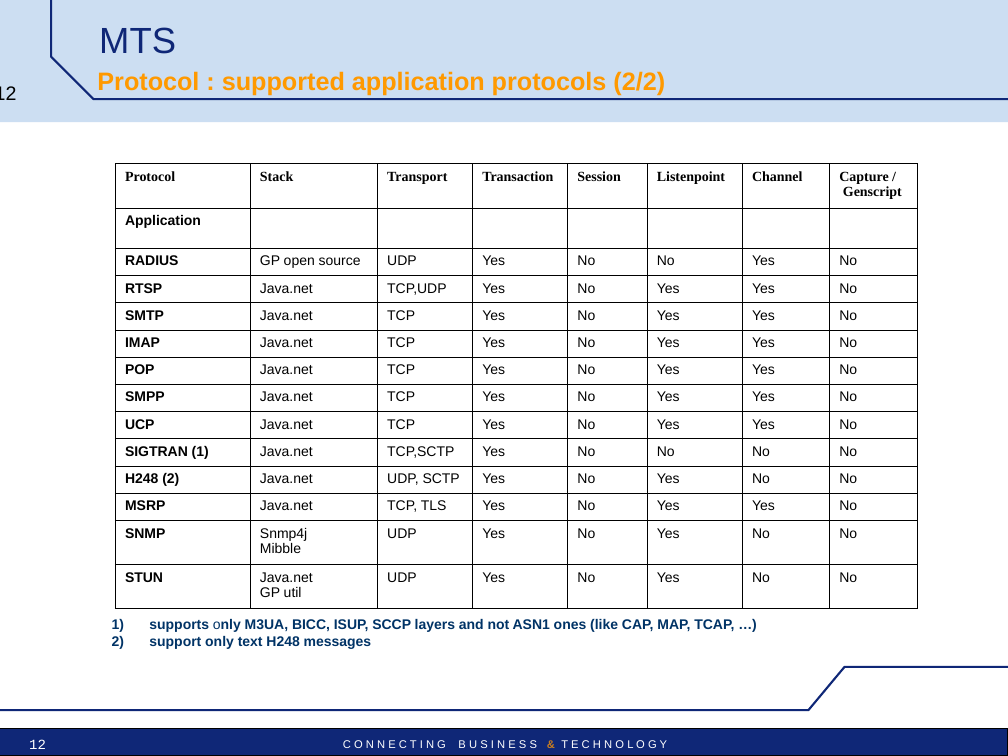
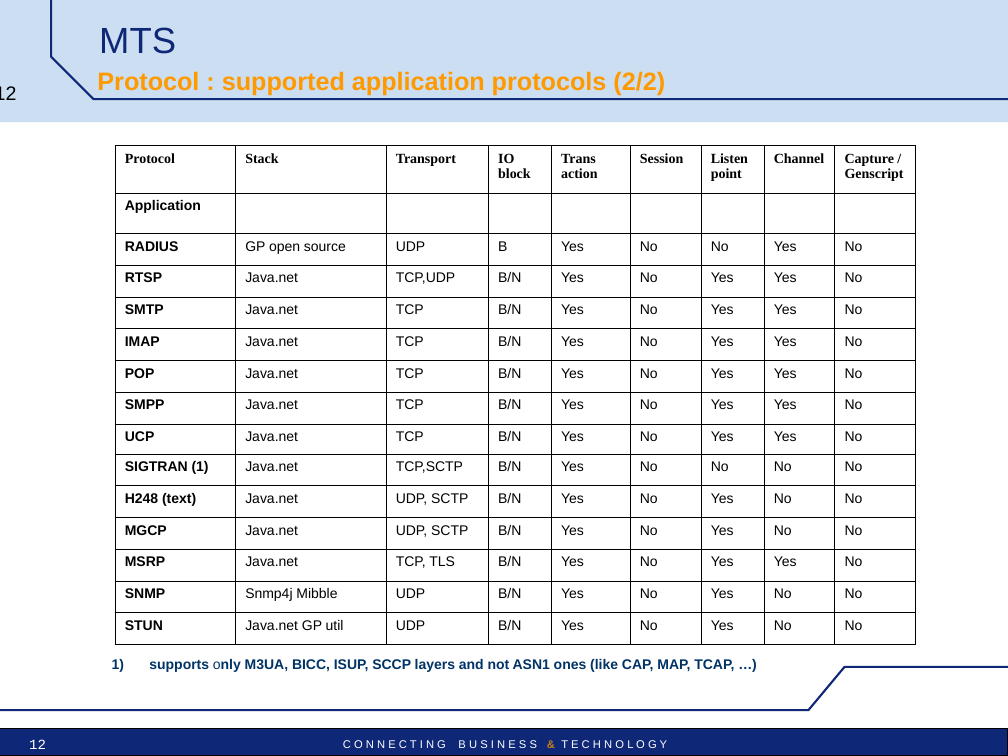
Before and after one commit to satishghiwari/mts-project, a slide deck: slide 12 of mts/src/main/doc/MTS_pres_technical.ppt. Drawn at 1008x756 pixels with LibreOffice and Linux fonts; fonts in the diff are those of the drawing; background and template pictures are left out. Boxes give left, top, right and bottom in pixels: in the first picture for what was removed or moved away, otherwise in the second. Text is boxed around its words. In the diff, an @@ line names an element or a change of style, - is before the commit and + after.

```diff
--- a/mts/src/main/doc/MTS_pres_technical.ppt
+++ b/mts/src/main/doc/MTS_pres_technical.ppt
@@ table at bbox=[115, 145, 914, 637] @@
-Protocol | Stack | Transport | Transaction | Session | Listenpoint | Channel | Capture / / Genscript
-Application |  |  |  |  |  |  | 
-RADIUS | GP open source | UDP | Yes | No | No | Yes | No
-RTSP | Java.net | TCP,UDP | Yes | No | Yes | Yes | No
-SMTP | Java.net | TCP | Yes | No | Yes | Yes | No
-IMAP | Java.net | TCP | Yes | No | Yes | Yes | No
-POP | Java.net | TCP | Yes | No | Yes | Yes | No
-SMPP | Java.net | TCP | Yes | No | Yes | Yes | No
-UCP | Java.net | TCP | Yes | No | Yes | Yes | No
-SIGTRAN (1) | Java.net | TCP,SCTP | Yes | No | No | No | No
-H248 (2) | Java.net | UDP, SCTP | Yes | No | Yes | No | No
-MSRP | Java.net | TCP, TLS | Yes | No | Yes | Yes | No
-SNMP | Snmp4j / Mibble | UDP | Yes | No | Yes | No | No
-STUN | Java.net / GP util | UDP | Yes | No | Yes | No | No
+Protocol | Stack | Transport | IO block | Trans action | Session | Listen point | Channel | Capture / / Genscript
+Application |  |  |  |  |  |  |  | 
+RADIUS | GP open source | UDP | B | Yes | No | No | Yes | No
+RTSP | Java.net | TCP,UDP | B/N | Yes | No | Yes | Yes | No
+SMTP | Java.net | TCP | B/N | Yes | No | Yes | Yes | No
+IMAP | Java.net | TCP | B/N | Yes | No | Yes | Yes | No
+POP | Java.net | TCP | B/N | Yes | No | Yes | Yes | No
+SMPP | Java.net | TCP | B/N | Yes | No | Yes | Yes | No
+UCP | Java.net | TCP | B/N | Yes | No | Yes | Yes | No
+SIGTRAN (1) | Java.net | TCP,SCTP | B/N | Yes | No | No | No | No
+H248 (text) | Java.net | UDP, SCTP | B/N | Yes | No | Yes | No | No
+MGCP | Java.net | UDP, SCTP | B/N | Yes | No | Yes | No | No
+MSRP | Java.net | TCP, TLS | B/N | Yes | No | Yes | Yes | No
+SNMP | Snmp4j Mibble | UDP | B/N | Yes | No | Yes | No | No
+STUN | Java.net GP util | UDP | B/N | Yes | No | Yes | No | No
@@ table: place and size @@
-table at bbox=[115, 163, 916, 601]
+table at bbox=[115, 145, 914, 637]
@@ text "supports only M3UA, BICC, ISUP, ...": place and size @@
-text "supports only M3UA, BICC, ISUP, ..." at bbox=[149, 619, 734, 649]
+text "supports only M3UA, BICC, ISUP, ..." at bbox=[149, 659, 734, 672]
@@ text at bbox=[149, 636, 372, 649]: paragraph removed @@
-2) support only text H248 messages
```
Also in this commit, not shown: 9 other slides changed, 2 slides added.
